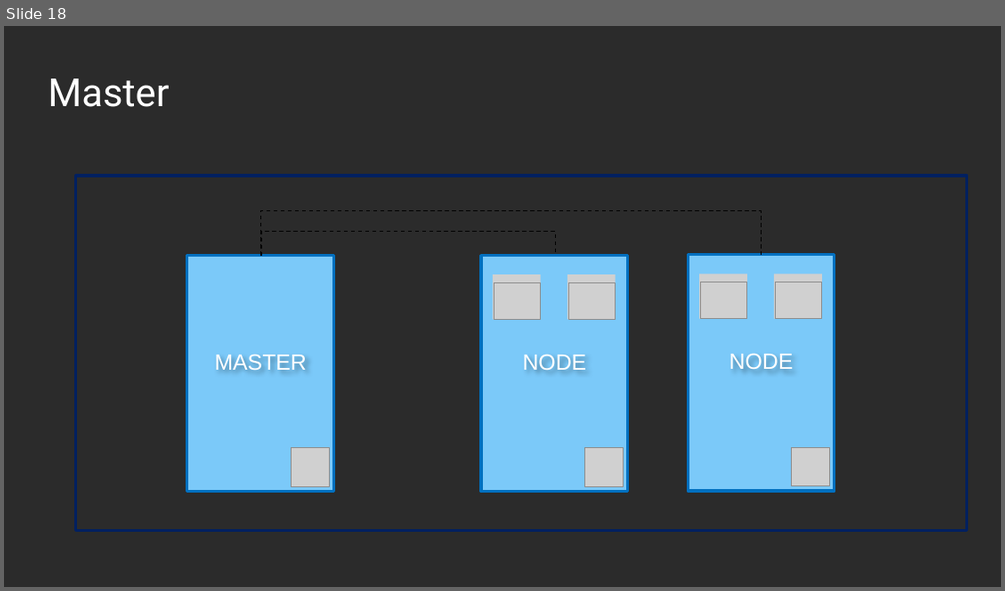
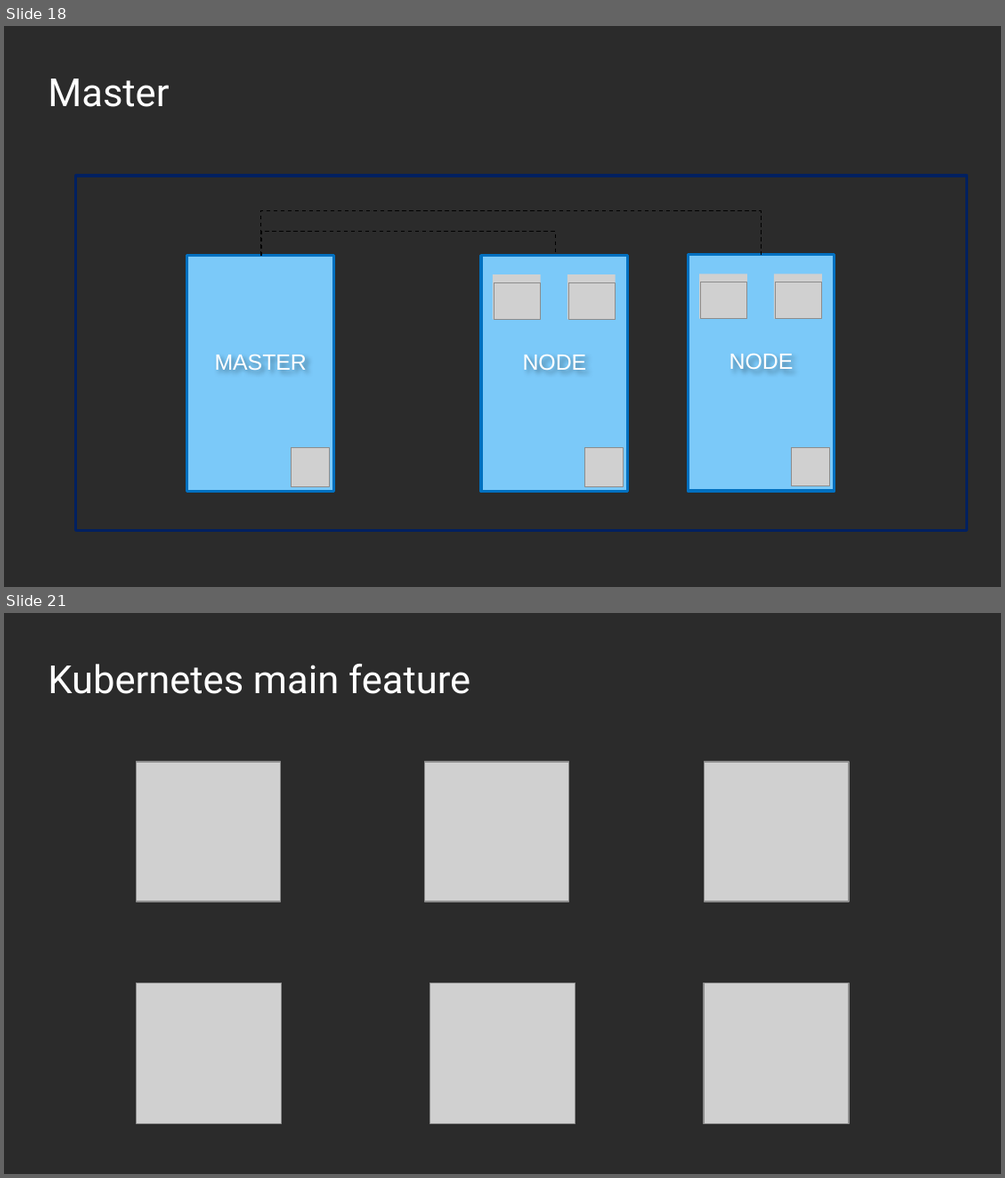
Before and after one commit to tungvt-my-personal-project/learn-kubernetes, a slide deck: slide-dao-tao/Kubernetes-cho-người-mới-bắt-đầu.pptx. Shown one above the other, each under a label of ours: slide 18 before the commit, slides 18 and 21 after it; the slides between them are not shown. The pictures are 1005x591 and 1005x1178 pixels, drawn with LibreOffice and Linux fonts; fonts in the diff are those of the drawing; grey boxes stand for pictures; background and template pictures are left out; a plain dark background stands for a picture behind light text. Boxes give left, top, right and bottom in pixels: in the first picture for what was removed or moved away, otherwise in the second. Text is boxed around its words. In the diff, an @@ line names an element or a change of style, - is before the commit and + after.

Commit message:
doc: complete version 1 of kubernetes slide

```diff
--- a/slide-dao-tao/Kubernetes-cho-người-mới-bắt-đầu.pptx
+++ b/slide-dao-tao/Kubernetes-cho-người-mới-bắt-đầu.pptx
@@ slide 21 added at <box>4,613,1001,1174</box>, background picture (left out) @@
@@ title added at <box>48,664,470,694</box>, 28 pt, text #FFFFFF @@
+Kubernetes main feature
@@ picture added at <box>137,762,281,901</box> @@
@@ picture added at <box>425,762,569,901</box> @@
@@ picture added at <box>704,762,850,901</box> @@
@@ picture added at <box>137,983,282,1123</box> @@
@@ picture added at <box>429,983,575,1123</box> @@
@@ picture added at <box>704,983,850,1123</box> @@
```
Also in this commit, not shown: 8 other slides added, 1 slide removed.
